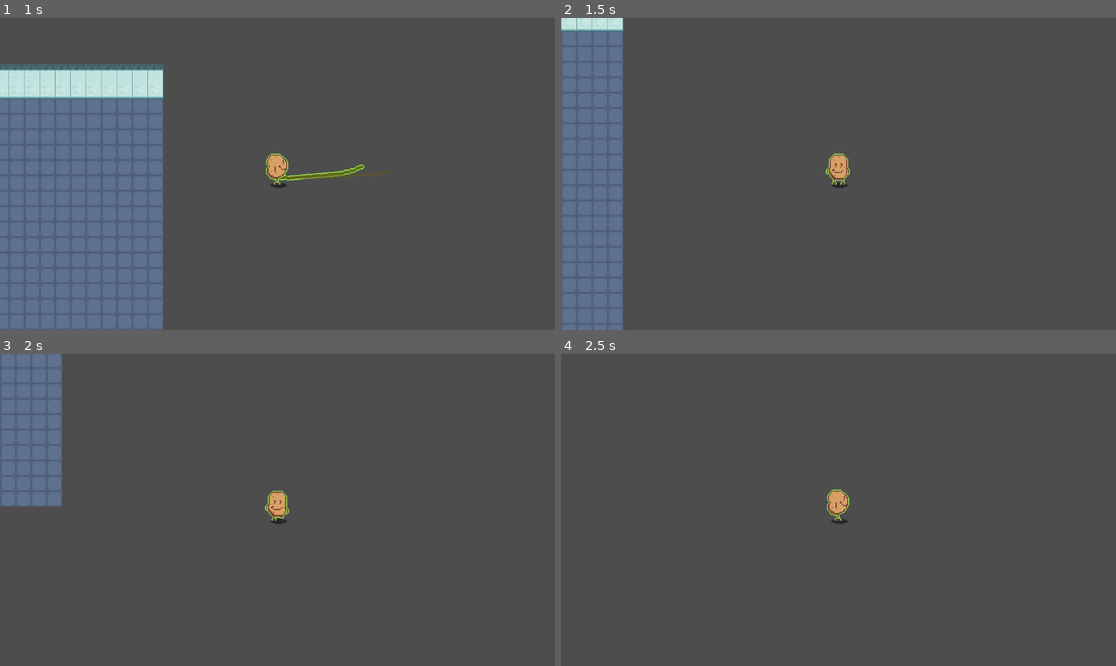
Above: before the commit, frames 1-4 (two rows, left to right).
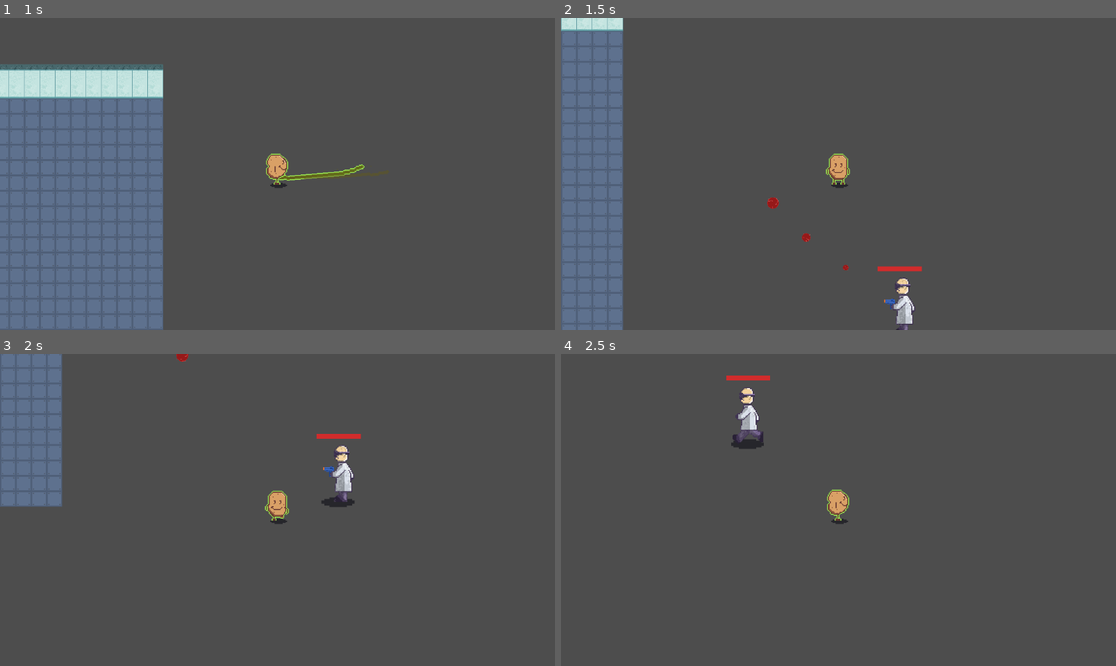
Above: after the commit, the same moments.

Repository: jaredazorbacay/mutato
Game: Godot game, scene res://scenes/main.tscn
Same seed, same stepped clock (60 frames per second), same inputs: the game is played once before the commit and once after it.
Inputs (mouse positions are in pixels of both pictures, inside the frame that each line leads up to):
- Up to frame 1 (1 s): tap Enter at 0.5 s; move the mouse to (399, 158) at 0.52 s; hold D (right) from 0.53 s (still down); click (399, 158) at 0.67 s
- Up to frame 2 (1.5 s): move the mouse to (727, 189) at 1.27 s; release D (right) at 1.28 s; hold S (down) from 1.28 s (still down)
- Up to frame 3 (2 s): keep holding S (down)
- Up to frame 4 (2.5 s): move the mouse to (894, 441) at 2.02 s; release S (down) at 2.03 s; hold D (right) from 2.03 s (still down)

Frame 1 is identical in both runs. In frame 2, 0.7% of the frame differs, in the area x 37-66%, y 57-100%; in frame 3, 0.7%, in the area x 31-66%, y 0-49%; in frame 4, 0.7%.

Commit message:
Entity Spawning

Diff:
--- a/scenes/main.tscn
+++ b/scenes/main.tscn
@@ -1,7 +1,7 @@
 [gd_scene format=3 uid="uid://dohdfo3is8htf"]
 
+[ext_resource type="Script" uid="uid://ckhkey6cdv04n" path="res://scripts/game.gd" id="1_jyhfs"]
 [ext_resource type="PackedScene" uid="uid://da88ngh5erprd" path="res://scenes/player.tscn" id="2_0wfyh"]
-[ext_resource type="PackedScene" uid="uid://dhbff0ki7t4pj" path="res://scenes/scientist.tscn" id="3_sugp2"]
 [ext_resource type="Texture2D" uid="uid://citbv4mx3psp" path="res://assets/sprites/Tile-Set.png" id="4_jyhfs"]
 
 [sub_resource type="TileSetAtlasSource" id="TileSetAtlasSource_tbgi4"]
@@ -81,6 +81,7 @@
 sources/4 = SubResource("TileSetAtlasSource_tbgi4")
 
 [node name="Main" type="Node" unique_id=1810310620]
+script = ExtResource("1_jyhfs")
 
 [node name="TileMap2" type="TileMap" parent="." unique_id=2028278999]
 tile_set = SubResource("TileSet_tefeu")
@@ -97,7 +98,3 @@
 
 [node name="Camera2D" type="Camera2D" parent="Player" unique_id=1512592516]
 position = Vector2(0, 5)
-
-[node name="Enemy" parent="." unique_id=1749521585 instance=ExtResource("3_sugp2")]
-position = Vector2(-590, 174)
-scale = Vector2(4, 4)
--- a/scenes/scientist.tscn
+++ b/scenes/scientist.tscn
@@ -177,6 +177,7 @@
 
 [node name="Scientist" type="CharacterBody2D" unique_id=1749521585]
 position = Vector2(0, -21)
+scale = Vector2(4, 4)
 collision_layer = 4
 collision_mask = 7
 script = ExtResource("1_bcf38")
--- /dev/null
+++ b/scripts/game.gd
@@ -0,0 +1,26 @@
+extends Node
+
+@onready var player = $/root/Main/Player
+const scientist_scene = preload("res://scenes/scientist.tscn")
+var enemies : int
+
+# Called when the node enters the scene tree for the first time.
+func _ready() -> void:
+	enemies = 0
+	pass # Replace with function body.
+
+
+# Called every frame. 'delta' is the elapsed time since the previous frame.
+func _process(delta: float) -> void:
+	if enemies < 2:
+		if randf_range(0, 1) > 0.5:
+			var radius = randi_range(500,1000)
+			var scientist : CharacterBody2D = scientist_scene.instantiate()
+			var x_offset = randi_range(0, radius) * [-1, 1].pick_random()
+			var y_offset = sqrt(pow(radius, 2) - pow(x_offset, 2)) * [-1, 1].pick_random()
+			print(y_offset)
+			get_tree().current_scene.add_child(scientist)
+			scientist.global_position = player.global_position + Vector2(
+				-x_offset, -y_offset
+			)
+			enemies+=1
--- a/scripts/player.gd
+++ b/scripts/player.gd
@@ -86,7 +86,6 @@
 
 func take_damage(damage: int) -> void:
 	health -= damage
-	print("hit")
 	if (health <= 0):
 		queue_free()
 
--- a/scripts/scientist_bullet.gd
+++ b/scripts/scientist_bullet.gd
@@ -32,8 +32,6 @@
 			move_local_y(-10)
 
 func _physics_process(delta: float) -> void:
-	# Add the gravity.
-	print(random_offset)
 	if (fired):
 		velocity = (direction.normalized() + random_offset) * speed
 		move_and_slide()
Not shown, added: scripts/game.gd.uid
